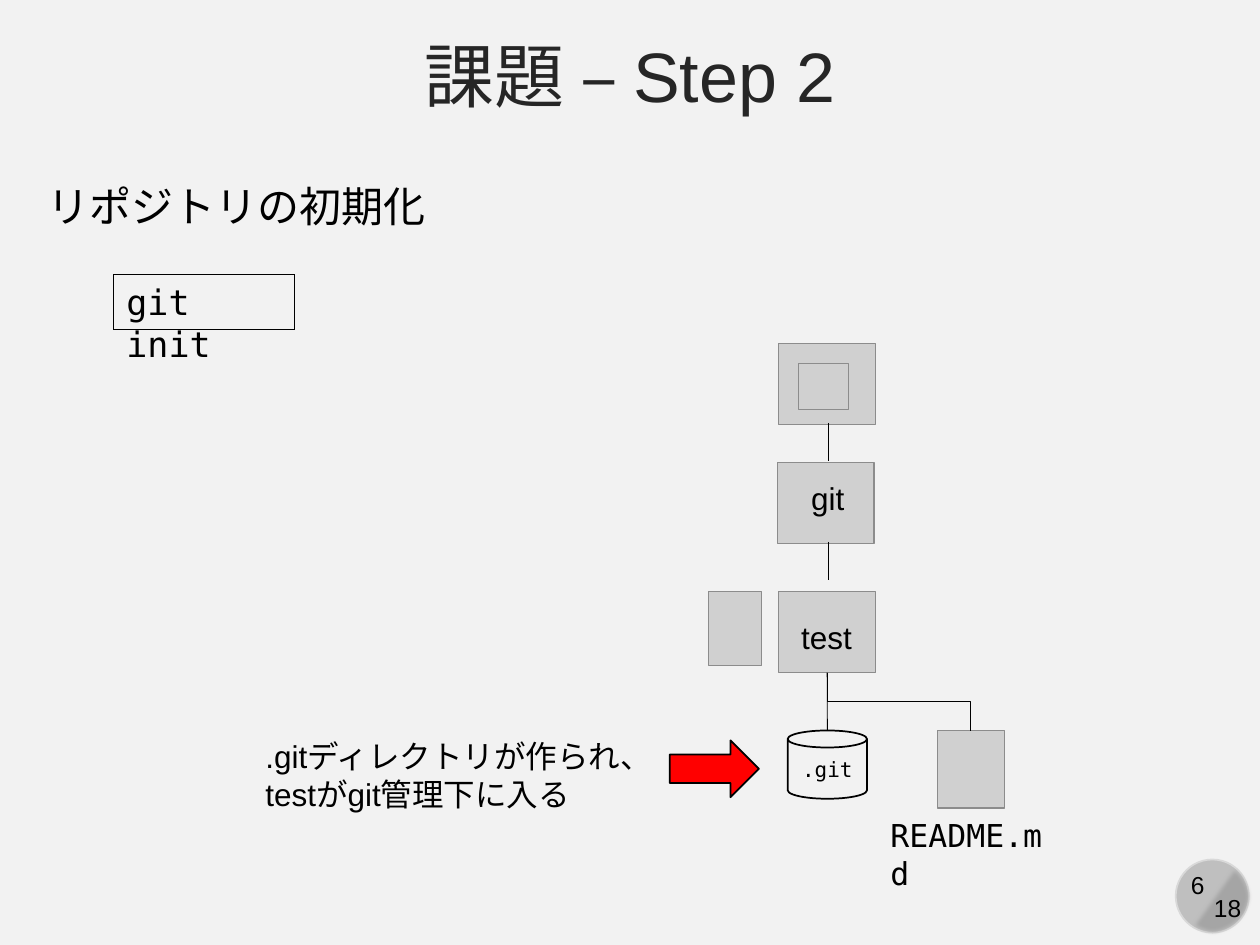
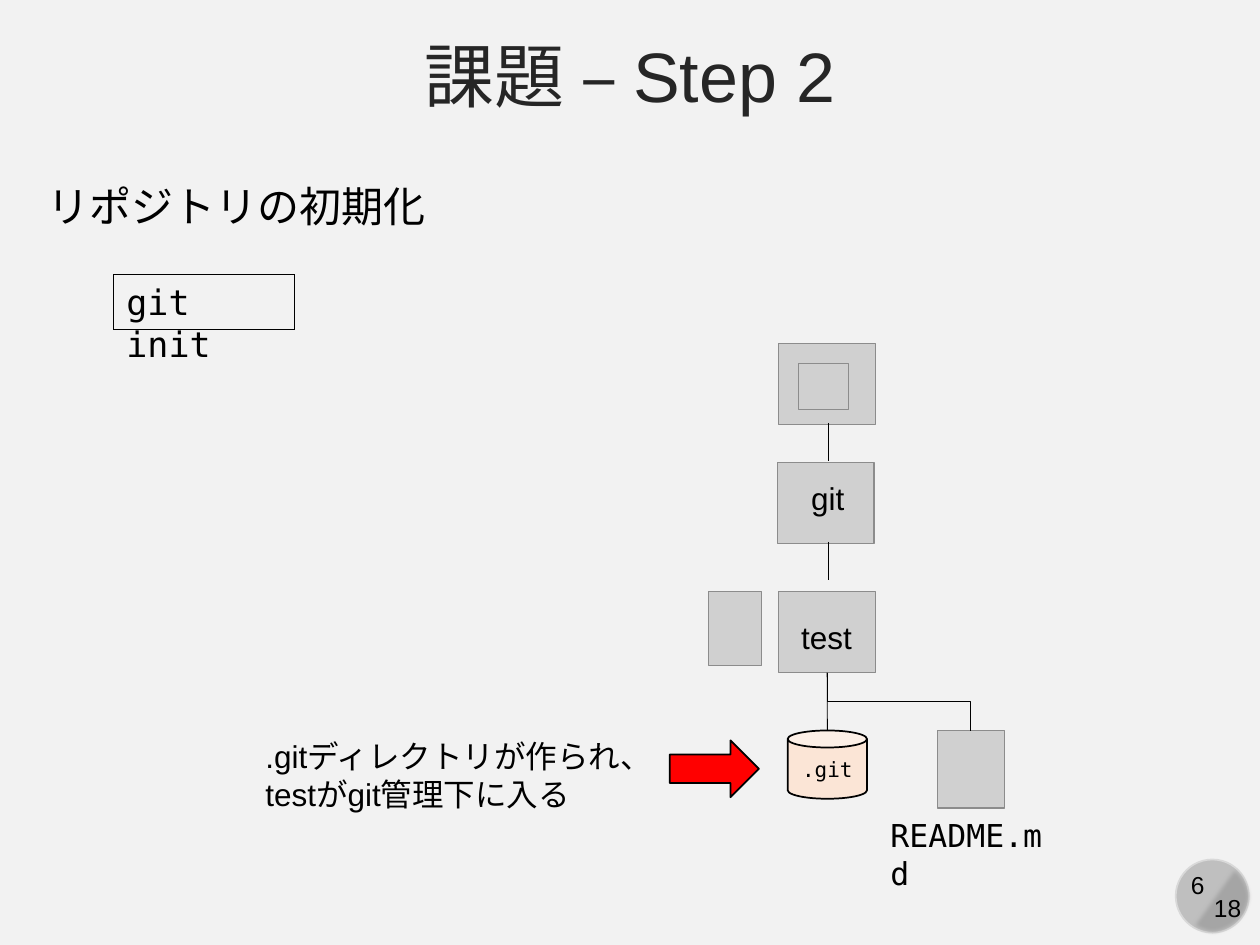
Before and after one commit to kaityo256/github, a slide deck: slide 6 of practice_basic/fig/slide.pptx. Drawn at 1260x945 pixels with LibreOffice and Linux fonts; fonts in the diff are those of the drawing; grey boxes stand for pictures. Boxes give left, top, right and bottom in pixels: in the first picture for what was removed or moved away, otherwise in the second. Text is boxed around its words. In the diff, an @@ line names an element or a change of style, - is before the commit and + after.

```diff
--- a/practice_basic/fig/slide.pptx
+++ b/practice_basic/fig/slide.pptx
@@ cylinder ".git" at bbox=[788, 731, 867, 799]: fill none to #FBE5D6 @@
```
Also in this commit, not shown: 7 other slides changed, 1 slide removed, 1 other file.
